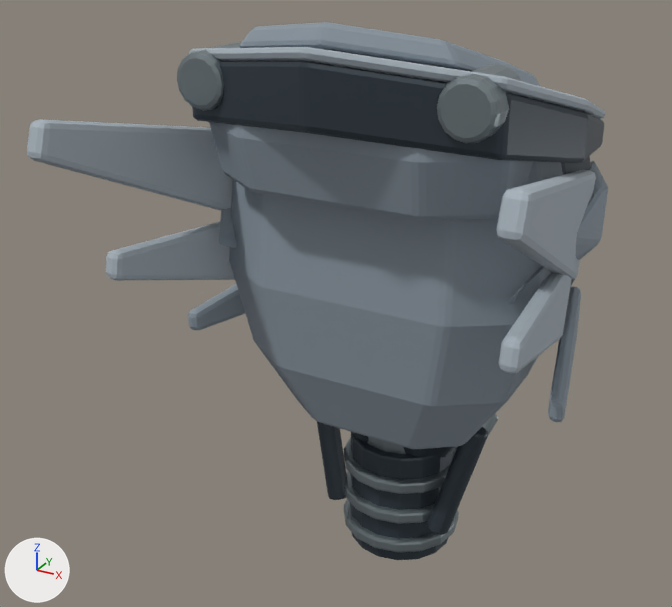
One commit to the glTF model docs/visual_log/12_hero_head_final/models/head_hero.glb: the scene before it, then after it.
One viewpoint serves both versions: a 50 mm camera at (0.383, -0.905, 0.453) aimed at (-0.085, -0.053, 0.028). Arrows for +X, +Y and +Z are at lower left; the lights stay in place. The picture after the commit comes second. Vertices at exactly the same position are counted once.

Script lines for the objects in view, before the commit:
```python
me_head_hero = bpy.data.meshes.new('Head_hero')
me_head_hero.from_pydata(...)  # 3315 vertices, 6497 faces; spans x -0.217..0.217, y -0.357..0.351, z -0.259..0.359
# faces by material slot: [1608, 854, 1471, 2000, 184, 380]
me_head_hero.materials.append(mat_armor)  # grey #8a96a0
me_head_hero.materials.append(mat_edge)  # grey #aab5bd
me_head_hero.materials.append(mat_graphite)  # greyish blue #3a444d
me_head_hero.materials.append(mat_steel)  # grey #8b979b
me_head_hero.materials.append(mat_orange)  # orange #e77332
me_head_hero.materials.append(mat_optics)  # cyan #3fc4e2, glowing cyan #47d8f9
ob_head_hero = bpy.data.objects.new('Head_hero', me_head_hero)
ob_head_hero.location = (0.0, 0.0, 0.0)
```
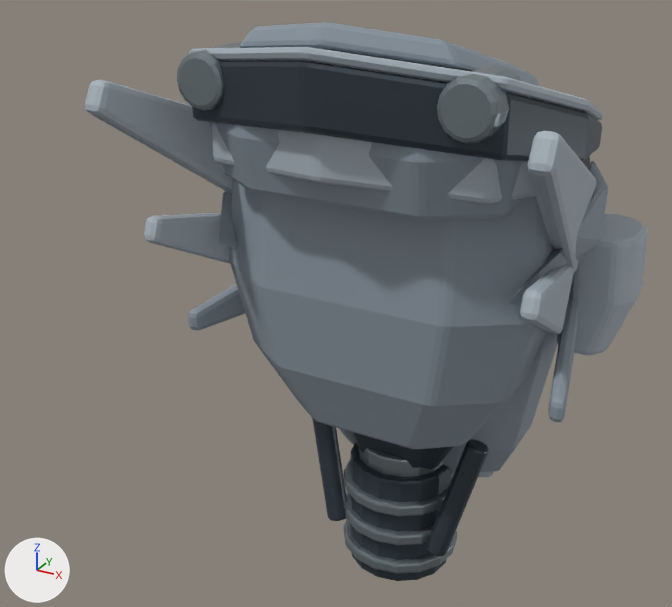
What the commit changed:
me_head_hero is used by ob_head_hero; location (0.0, 0.0, 0.0).
me_head_hero had 3315 vertices, 6497 faces and spanned x -0.217..0.217, y -0.357..0.351, z -0.259..0.359.
me_head_hero now has 3990 vertices, 7826 faces and spans x -0.225..0.225, y -0.287..0.281, z -0.289..0.359.
me_head_hero part 1: the loose piece of 56 vertices spanning x 0.157..0.217, y -0.357..0.006, z 0.1..0.281 is multiplied about its middle by the matrix ((1.0, 0.205, -0.07), (0.0, 0.843, 0.153), (0.0, -0.112, 0.882)), then moved by (-0.37, 0.032, 0.014).
me_head_hero part 2: the loose piece of 56 vertices spanning x -0.217..-0.157, y -0.357..0.006, z 0.1..0.281 is multiplied about its middle by the matrix ((1.0, -0.205, 0.07), (0.0, 0.843, 0.153), (0.0, -0.112, 0.882)), then moved by (0.37, 0.032, 0.014).
me_head_hero part 3: the loose piece of 96 vertices spanning x -0.062..0.062, y -0.107..0.016, z -0.259..-0.118 is moved by (0.0, 0.0, -0.03).
me_head_hero part 4: the loose piece of 96 vertices spanning x -0.07..0.07, y -0.115..0.024, z -0.241..-0.226 is moved by (0.0, 0.0, -0.03).
me_head_hero part 5: the loose piece of 96 vertices spanning x -0.07..0.07, y -0.115..0.024, z -0.201..-0.186 is moved by (0.0, 0.0, -0.03).
me_head_hero part 6: the loose piece of 96 vertices spanning x -0.07..0.07, y -0.115..0.024, z -0.16..-0.145 is moved by (0.0, 0.0, -0.03).
me_head_hero part 7: the loose piece of 96 vertices spanning x -0.053..0.053, y -0.098..0.007, z -0.13..-0.095 is moved by (0.0, 0.0, -0.03).
me_head_hero part 8: the loose piece of 123 vertices spanning x -0.098..0.098, y -0.059..0.087, z -0.149..-0.077 is rebuilt with 123 vertices and now spans x -0.124..0.124, y -0.053..0.097, z -0.171..-0.087.
me_head_hero part 9: the loose piece of 112 vertices spanning x 0.032..0.088, y -0.05..0.045, z -0.202..-0.104 is rebuilt with 112 vertices and now spans x 0.032..0.089, y -0.05..0.05, z -0.233..-0.133.
me_head_hero part 10: the loose piece of 104 vertices spanning x 0.052..0.109, y -0.098..-0.054, z -0.211..-0.074 is rebuilt with 119 vertices and now spans x 0.052..0.11, y -0.098..-0.053, z -0.241..-0.095.
me_head_hero part 11: the loose piece of 103 vertices spanning x -0.109..-0.052, y -0.098..-0.054, z -0.211..-0.074 is rebuilt with 118 vertices and now spans x -0.11..-0.052, y -0.098..-0.053, z -0.241..-0.095.
me_head_hero part 12: the loose piece of 56 vertices spanning x -0.203..-0.159, y -0.294..-0.038, z 0.044..0.148 is rebuilt with 56 vertices and now spans x -0.2..-0.159, y -0.24..-0.035, z 0.051..0.166.
me_head_hero part 13: the loose piece of 56 vertices spanning x 0.159..0.203, y -0.294..-0.038, z 0.044..0.148 is rebuilt with 56 vertices and now spans x 0.159..0.2, y -0.24..-0.035, z 0.051..0.166.
me_head_hero part 14: a new loose piece of 150 vertices spanning x 0.143..0.225, y 0.0..0.112, z 0.003..0.13, in mat_edge (grey #aab5bd).
me_head_hero part 15: a new loose piece of 92 vertices spanning x -0.169..0.169, y -0.244..0.264, z 0.149..0.275, in mat_edge (grey #aab5bd).
me_head_hero part 16: 135 vertices moved from x -0.152..0.152, y -0.08..0.136, z -0.143..0.084 to x -0.153..0.153, y -0.081..0.137, z -0.159..0.084.
me_head_hero part 17: 68 vertices moved from x -0.162..0.162, y 0.079..0.351, z 0.154..0.25 to x -0.161..0.161, y 0.074..0.281, z 0.162..0.249; 3 vertices removed from x -0.081..0.081, y 0.239..0.345, z 0.168..0.199; 4 vertices added at x -0.08..0.08, y 0.209..0.276, z 0.181..0.209.
Other edits to the shape of me_head_hero do not show in these pictures.

What differs and where, as boxes (x1, y1, x2, y2) in the pictures (672 x 607 px; the box of a moved part takes in the faces that stretch with it):
'Head_hero', reshaped
    before: (27, 22, 608, 560)
    after: (85, 22, 648, 581)
part 1 of me_head_hero, moved or reshaped
    before: (496, 170, 596, 279)
    after: (85, 80, 233, 193)
part 2 of me_head_hero, moved or reshaped
    before: (27, 119, 233, 211)
    after: (528, 131, 596, 272)
part 3 of me_head_hero, moved or reshaped
    before: (350, 432, 456, 560)
    after: (350, 442, 452, 581)
part 4 of me_head_hero, moved or reshaped
    before: (344, 499, 459, 552)
    after: (344, 520, 457, 574)
part 5 of me_head_hero, moved or reshaped
    before: (345, 470, 434, 524)
    after: (345, 492, 433, 545)
part 6 of me_head_hero, moved or reshaped
    before: (344, 437, 450, 494)
    after: (344, 458, 449, 516)
part 7 of me_head_hero, moved or reshaped
    before: (367, 437, 406, 454)
    after: (358, 448, 443, 477)
part 8 of me_head_hero, rebuilt (not visible before)
    after: (340, 430, 495, 478)
part 9 of me_head_hero, rebuilt (not visible afterwards)
    before: (456, 414, 498, 449)
part 10 of me_head_hero, rebuilt (9% taller)
    before: (427, 427, 488, 535)
    after: (426, 439, 488, 557)
part 11 of me_head_hero, rebuilt
    before: (317, 422, 347, 500)
    after: (312, 418, 347, 521)
part 12 of me_head_hero, rebuilt
    before: (106, 222, 235, 281)
    after: (144, 213, 230, 264)
part 13 of me_head_hero, rebuilt (26% narrower, 32% shorter)
    before: (499, 272, 572, 374)
    after: (520, 266, 574, 335)
part 14 of me_head_hero, added
    after: (556, 214, 648, 355)
part 15 of me_head_hero, added
    after: (212, 122, 536, 204)
part 16 of me_head_hero, moved or reshaped (mostly hidden before)
    before: (530, 357, 538, 370)
    after: (339, 332, 558, 473)
part 17 of me_head_hero, moved or reshaped
    before: (582, 101, 606, 162)
    after: (582, 102, 603, 162)
